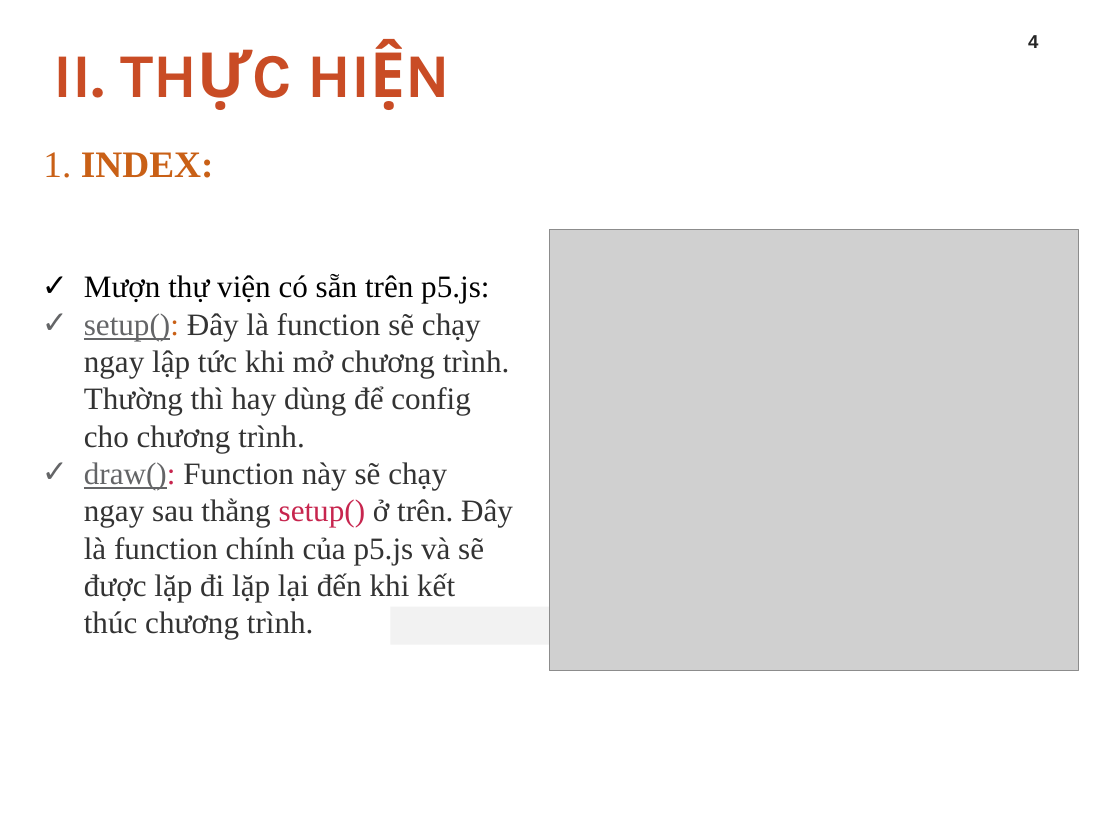
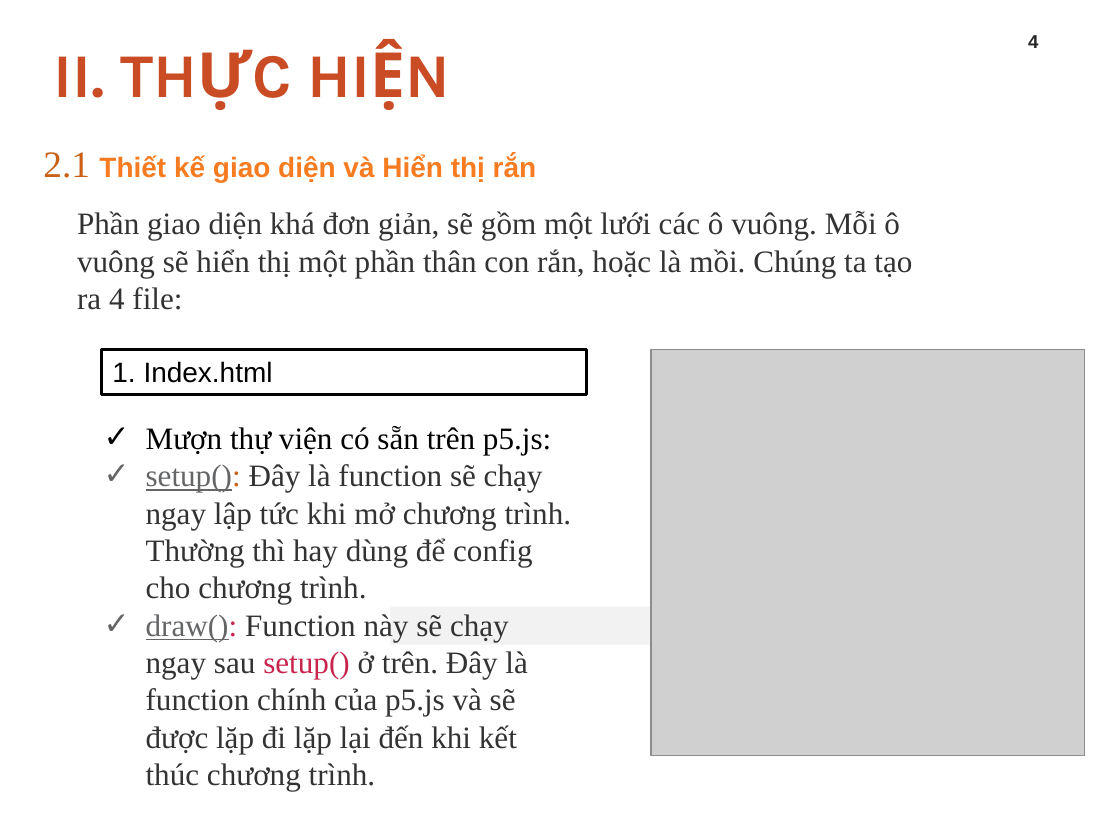
Before and after one commit to hai1710/case, a slide deck: slide 4 of CASE-STUDY.pptx. Drawn at 1120x840 pixels with LibreOffice and Linux fonts; fonts in the diff are those of the drawing; grey boxes stand for pictures; background and template pictures are left out. Boxes give left, top, right and bottom in pixels: in the first picture for what was removed or moved away, otherwise in the second. Text is boxed around its words. In the diff, an @@ line names an element or a change of style, - is before the commit and + after.

Commit message:
update pptx

```diff
--- a/CASE-STUDY.pptx
+++ b/CASE-STUDY.pptx
@@ text at box(43, 152, 537, 182): text changed; size 24 to 18 pt; font Times New Roman to Arial; text colour #C96016 to #F77C21 @@
-1. INDEX:
+2.1 Thiết kế giao diện và Hiển thị rắn
@@ text added at box(77, 211, 912, 310), 20 pt, text #333333 @@
+Phần giao diện khá đơn giản, sẽ gồm một lưới các ô vuông. Mỗi ô vuông sẽ hiển thị một phần thân con rắn, hoặc là mồi. Chúng ta tạo ra 4 file:
@@ rectangle added at box(102, 349, 587, 394), fill #FFFFFF, outline #000000 2 pt, 18 pt, text #000000 @@
+1. Index.html
@@ picture: place and size @@
-picture at box(549, 230, 1077, 671)
+picture at box(651, 349, 1084, 755)
@@ text "Mượn thự viện có sẵn ...": place and size @@
-text "Mượn thự viện có sẵn ..." at box(84, 274, 513, 639)
+text "Mượn thự viện có sẵn ..." at box(146, 426, 572, 791)
@@ text at box(146, 614, 527, 791): text changed @@
-✓ draw(): Function này sẽ chạy ngay sau thằng setup() ở trên. Đây là function chính của p5.js và sẽ được lặp đi lặp lại đến khi kết thúc chương trình.
+✓ draw(): Function này sẽ chạy ngay sau setup() ở trên. Đây là function chính của p5.js và sẽ được lặp đi lặp lại đến khi kết thúc chương trình.
```
Also in this commit, not shown: 1 other slide changed, 8 slides added, 1 slide removed.
